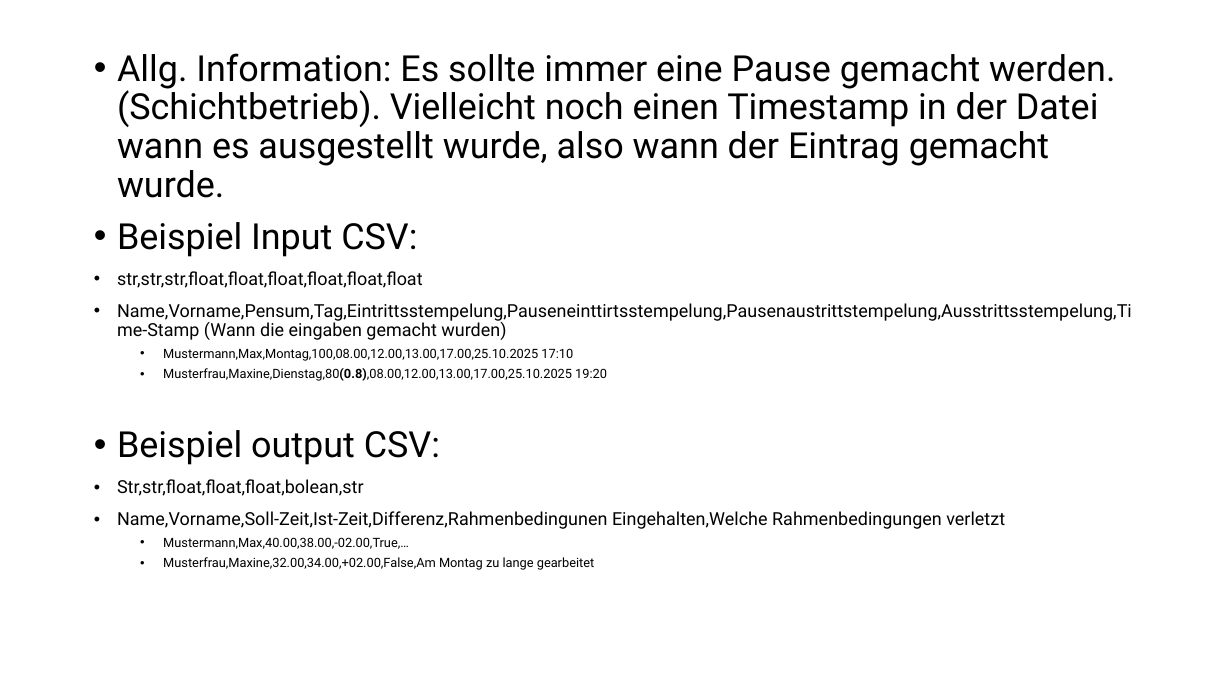
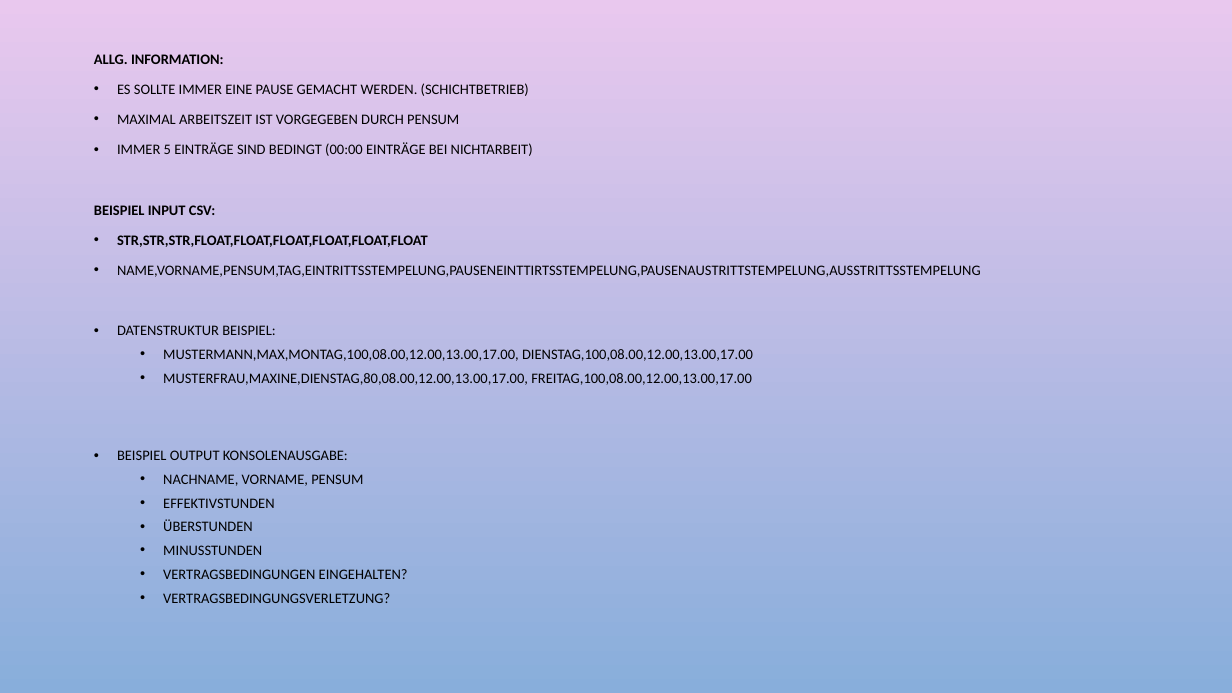
Before and after one commit to M-Abdiu/My-Project-DEV-Container-included-, a slide deck: slide 2 of Funktions_hierachiebaum.pptx (slide 3 before the commit). Drawn at 1232x693 pixels with LibreOffice and Linux fonts; fonts in the diff are those of the drawing; background and template pictures are left out. Boxes give left, top, right and bottom in pixels: in the first picture for what was removed or moved away, otherwise in the second. Text is boxed around its words. In the diff, an @@ line names an element or a change of style, - is before the commit and + after.

```diff
--- a/Funktions_hierachiebaum.pptx
+++ b/Funktions_hierachiebaum.pptx
@@ background #FFFFFF to picture (left out) @@
@@ text at (94,54,981,603): text changed; size 14 to 11.2 pt; font Roboto to Calibri @@
-• Allg. Information: Es sollte immer eine Pause gemacht werden. (Schichtbetrieb). Vielleicht noch einen Timestamp in der Datei wann es ausgestellt wurde, also wann der Eintrag gemacht wurde.
-• Beispiel Input CSV:
-• str,str,str,float,float,float,float,float,float
-• Name,Vorname,Pensum,Tag,Eintrittsstempelung,Pauseneinttirtsstempelung,Pausenaustrittstempelung,Ausstrittsstempelung,Time-Stamp (Wann die eingaben gemacht wurden)
-  • Mustermann,Max,Montag,100,08.00,12.00,13.00,17.00,25.10.2025 17:10
-  • Musterfrau,Maxine,Dienstag,80(0.8),08.00,12.00,13.00,17.00,25.10.2025 19:20
-• Beispiel output CSV:
-• Str,str,float,float,float,bolean,str
-• Name,Vorname,Soll-Zeit,Ist-Zeit,Differenz,Rahmenbedingunen Eingehalten,Welche Rahmenbedingungen verletzt
-  • Mustermann,Max,40.00,38.00,-02.00,True,…
-  • Musterfrau,Maxine,32.00,34.00,+02.00,False,Am Montag zu lange gearbeitet
+ALLG. INFORMATION:
+• ES SOLLTE IMMER EINE PAUSE GEMACHT WERDEN. (SCHICHTBETRIEB)
+• MAXIMAL ARBEITSZEIT IST VORGEGEBEN DURCH PENSUM
+• IMMER 5 EINTRÄGE SIND BEDINGT (00:00 EINTRÄGE BEI NICHTARBEIT)
+BEISPIEL INPUT CSV:
+• STR,STR,STR,FLOAT,FLOAT,FLOAT,FLOAT,FLOAT,FLOAT
+• NAME,VORNAME,PENSUM,TAG,EINTRITTSSTEMPELUNG,PAUSENEINTTIRTSSTEMPELUNG,PAUSENAUSTRITTSTEMPELUNG,AUSSTRITTSSTEMPELUNG
+• DATENSTRUKTUR BEISPIEL:
+  • MUSTERMANN,MAX,MONTAG,100,08.00,12.00,13.00,17.00, DIENSTAG,100,08.00,12.00,13.00,17.00
+  • MUSTERFRAU,MAXINE,DIENSTAG,80,08.00,12.00,13.00,17.00, FREITAG,100,08.00,12.00,13.00,17.00
+• BEISPIEL OUTPUT KONSOLENAUSGABE:
+  • NACHNAME, VORNAME, PENSUM
+  • EFFEKTIVSTUNDEN
+  • ÜBERSTUNDEN
+  • MINUSSTUNDEN
+  • VERTRAGSBEDINGUNGEN EINGEHALTEN?
+  • VERTRAGSBEDINGUNGSVERLETZUNG?
```
Also in this commit, not shown: 1 slide added, 2 slides removed, 1 other file.
